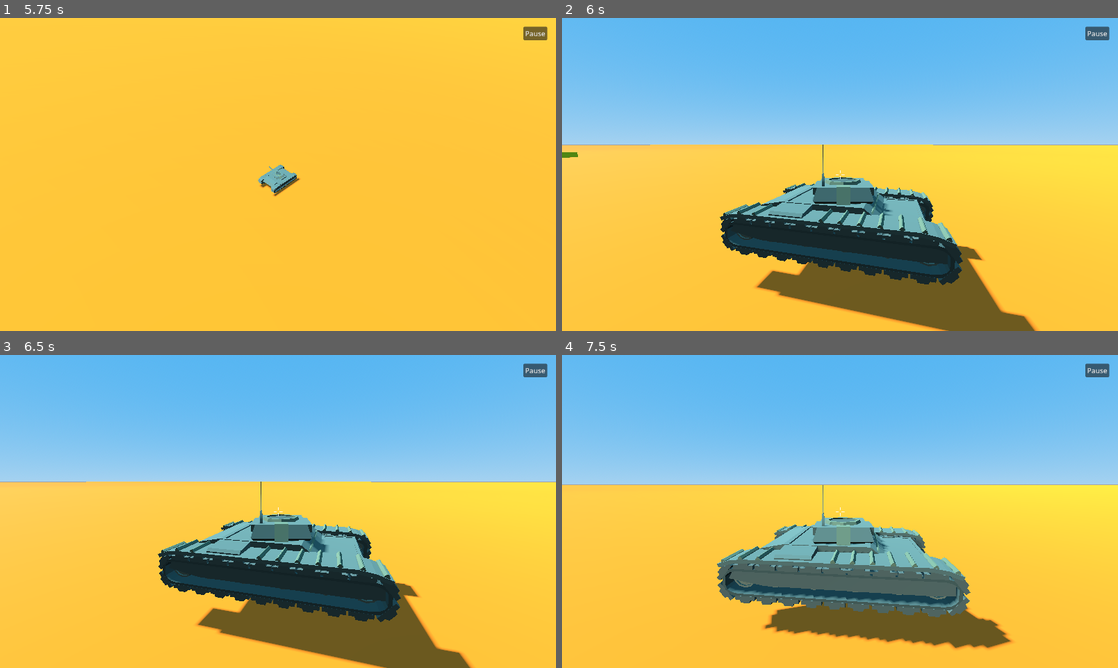
Above: before the commit, frames 1-4 (two rows, left to right).
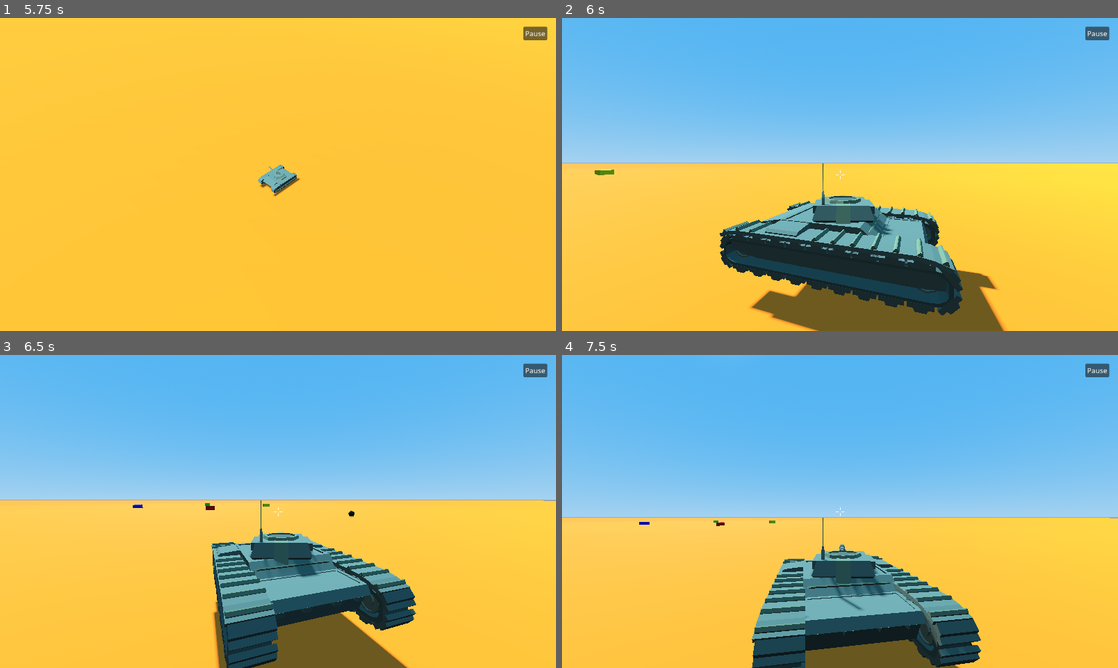
Above: after the commit, the same moments.

Repository: LeanEntropy/playdreams_code_templates
Game: Godot game, scene res://main.tscn
The game is run twice, just before and just after one commit, with the same random seed, the same clock (stepped at 60 frames per second) and the same inputs.
Inputs (mouse positions are in pixels of both pictures, inside the frame that each line leads up to):
- Up to frame 1 (5.75 s): tap Enter at 0.5 s; move the mouse to (305, 174) at 0.52 s; press the mouse at (305, 174) at 0.53 s; hold W (forward) 0.53-1.25 s; release the mouse at (305, 174) at 1.25 s; click "Pause" at 1.25 s; click "Resume" at 2 s; move the mouse to (250, 174) at 2.77 s; hold W (forward) from 2.78 s (still down); click (250, 174) at 2.85 s; move the mouse to (289, 168) at 3.52 s; hold C (switch_camera) 3.53-4.28 s; click (289, 168) at 3.8 s; move the mouse to (272, 180) at 4.27 s; click (272, 180) at 4.35 s; move the mouse to (316, 177) at 5.02 s; press the mouse at (316, 177) at 5.03 s
- Up to frame 2 (6 s): keep holding W (forward); move the mouse to (795, 171) at 5.77 s; release the mouse at (795, 171) at 5.78 s; tap C (switch_camera) at 5.85 s
- Up to frame 3 (6.5 s): keep holding W (forward); click (233, 508) at 6.05 s
- Up to frame 4 (7.5 s): move the mouse to (845, 511) at 6.52 s; press the mouse at (845, 511) at 6.53 s; move the mouse to (817, 505) at 7.27 s; release W (forward) at 7.28 s; release the mouse at (817, 505) at 7.28 s; hold D (right) from 7.28 s (still down); click (817, 505) at 7.35 s

Frame 1 is identical in both runs. In frame 2, 20% of the frame differs, in the area x 0-100%, y 38-100%; in frame 3, 21%; in frame 4, 39%, in the area x 0-100%, y 30-100%.

Commit message:
feat: add mobile touch input support
Add virtual joystick (left side) and fire button (right side) for mobile.
Touch drag on right side aims turret. Auto-detected on mobile platforms,
configurable via show_mobile_controls in game_config.cfg.

- Create mobile_controls.gd/tscn with virtual joystick + fire button
- Add InputEventScreenDrag handling to tank_controller.gd
- Add platform detection to skip mouse capture on mobile
- Add emulate_touch_from_mouse for desktop testing
- Add touch config keys to game_config.cfg

Co-Authored-By: Claude Opus 4.6 <noreply@anthropic.com>

Diff:
--- /dev/null
+++ b/tanks-3d/assets/UI/mobile_controls.tscn
@@ -0,0 +1,7 @@
+[gd_scene load_steps=2 format=3]
+
+[ext_resource type="Script" path="res://code/UI/mobile_controls.gd" id="1"]
+
+[node name="MobileControls" type="CanvasLayer"]
+layer = 100
+script = ExtResource("1")
--- /dev/null
+++ b/tanks-3d/code/UI/mobile_controls.gd
@@ -0,0 +1,200 @@
+extends CanvasLayer
+class_name MobileControls
+
+## On-screen touch controls for mobile devices.
+## Virtual joystick (left side) for movement, fire button (right side) for shooting.
+## Auto-shown on mobile platforms, configurable via [controls] in game_config.cfg.
+##
+## Touch zones:
+##   Left 40% of screen  -> Virtual joystick (appears where you touch)
+##   Right side           -> Drag to aim turret (handled by tank_controller.gd)
+##   Fire button (bottom-right) -> Shoot
+
+@export var joystick_radius: float = 80.0
+@export var joystick_dead_zone: float = 15.0
+@export var fire_button_radius: float = 50.0
+
+var _joystick_touch_index: int = -1
+var _fire_touch_index: int = -1
+var _joystick_center: Vector2 = Vector2.ZERO
+var _joystick_base: Panel
+var _joystick_tip: Panel
+var _fire_button: Panel
+var _screen_size: Vector2
+
+
+func _ready() -> void:
+	layer = 100
+	process_mode = Node.PROCESS_MODE_ALWAYS
+
+	var show_mode: String = GameConfig.get_value("controls", "show_mobile_controls", "auto")
+
+	var should_show: bool = false
+	match show_mode:
+		"always":
+			should_show = true
+		"never":
+			should_show = false
+		_:
+			should_show = _detect_mobile()
+
+	if not should_show:
+		set_process_input(false)
+		return
+
+	_screen_size = get_viewport().get_visible_rect().size
+	_build_ui()
+	get_viewport().size_changed.connect(_on_viewport_resized)
+
+
+func _build_ui() -> void:
+	_joystick_base = _make_circle(joystick_radius, Color(1, 1, 1, 0.15))
+	_joystick_base.visible = false
+	add_child(_joystick_base)
+
+	_joystick_tip = _make_circle(joystick_radius * 0.4, Color(1, 1, 1, 0.5))
+	_joystick_tip.visible = false
+	add_child(_joystick_tip)
+
+	_fire_button = _make_circle(fire_button_radius, Color(1, 0.3, 0.2, 0.3))
+	_position_fire_button()
+	add_child(_fire_button)
+
+	var label := Label.new()
+	label.text = "FIRE"
+	label.horizontal_alignment = HORIZONTAL_ALIGNMENT_CENTER
+	label.vertical_alignment = VERTICAL_ALIGNMENT_CENTER
+	label.add_theme_font_size_override("font_size", 16)
+	label.add_theme_color_override("font_color", Color(1, 1, 1, 0.7))
+	label.size = _fire_button.size
+	label.mouse_filter = Control.MOUSE_FILTER_IGNORE
+	_fire_button.add_child(label)
+
+
+func _input(event: InputEvent) -> void:
+	if event is InputEventScreenTouch:
+		_handle_touch(event)
+	elif event is InputEventScreenDrag:
+		_handle_drag(event)
+
+
+func _handle_touch(event: InputEventScreenTouch) -> void:
+	if event.pressed:
+		if _is_in_fire_button(event.position):
+			_fire_touch_index = event.index
+			Input.action_press("shoot")
+			_fire_button.modulate = Color(1.5, 1.5, 1.5)
+			get_viewport().set_input_as_handled()
+			return
+
+		if event.position.x < _screen_size.x * 0.4 and _joystick_touch_index == -1:
+			_joystick_touch_index = event.index
+			_joystick_center = event.position
+			_joystick_base.position = _joystick_center - Vector2(joystick_radius, joystick_radius)
+			_joystick_tip.position = _joystick_center - _joystick_tip.size / 2.0
+			_joystick_base.visible = true
+			_joystick_tip.visible = true
+			get_viewport().set_input_as_handled()
+	else:
+		if event.index == _joystick_touch_index:
+			_joystick_touch_index = -1
+			_joystick_base.visible = false
+			_joystick_tip.visible = false
+			_release_movement_actions()
+			get_viewport().set_input_as_handled()
+		elif event.index == _fire_touch_index:
+			_fire_touch_index = -1
+			Input.action_release("shoot")
+			_fire_button.modulate = Color.WHITE
+			get_viewport().set_input_as_handled()
+
+
+func _handle_drag(event: InputEventScreenDrag) -> void:
+	if event.index == _joystick_touch_index:
+		var offset: Vector2 = event.position - _joystick_center
+		if offset.length() > joystick_radius:
+			offset = offset.normalized() * joystick_radius
+
+		var tip_size: Vector2 = _joystick_tip.size
+		_joystick_tip.position = _joystick_center + offset - tip_size / 2.0
+
+		if offset.length() < joystick_dead_zone:
+			_release_movement_actions()
+		else:
+			_apply_movement_actions(offset / joystick_radius)
+
+		get_viewport().set_input_as_handled()
+	elif event.index == _fire_touch_index:
+		get_viewport().set_input_as_handled()
+
+
+func _apply_movement_actions(stick: Vector2) -> void:
+	if stick.y < -0.1:
+		Input.action_press("forward", absf(stick.y))
+		Input.action_release("backward")
+	elif stick.y > 0.1:
+		Input.action_press("backward", absf(stick.y))
+		Input.action_release("forward")
+	else:
+		Input.action_release("forward")
+		Input.action_release("backward")
+
+	if stick.x < -0.1:
+		Input.action_press("left", absf(stick.x))
+		Input.action_release("right")
+	elif stick.x > 0.1:
+		Input.action_press("right", absf(stick.x))
+		Input.action_release("left")
+	else:
+		Input.action_release("left")
+		Input.action_release("right")
+
+
+func _release_movement_actions() -> void:
+	Input.action_release("forward")
+	Input.action_release("backward")
+	Input.action_release("left")
+	Input.action_release("right")
+
+
+func _is_in_fire_button(pos: Vector2) -> bool:
+	var center: Vector2 = _fire_button.position + Vector2(fire_button_radius, fire_button_radius)
+	return pos.distance_to(center) <= fire_button_radius * 1.3
+
+
+func _position_fire_button() -> void:
+	var margin: float = 40.0
+	_fire_button.position = Vector2(
+		_screen_size.x - fire_button_radius * 2 - margin,
+		_screen_size.y - fire_button_radius * 2 - margin
+	)
+
+
+func _on_viewport_resized() -> void:
+	_screen_size = get_viewport().get_visible_rect().size
+	if _fire_button:
+		_position_fire_button()
+
+
+func _make_circle(radius: float, color: Color) -> Panel:
+	var panel := Panel.new()
+	panel.size = Vector2(radius * 2, radius * 2)
+	var style := StyleBoxFlat.new()
+	style.bg_color = color
+	style.set_corner_radius_all(int(radius))
+	panel.add_theme_stylebox_override("panel", style)
+	panel.mouse_filter = Control.MOUSE_FILTER_IGNORE
+	return panel
+
+
+static func detect_mobile() -> bool:
+	var os_name := OS.get_name()
+	if os_name in ["Android", "iOS"]:
+		return true
+	if os_name == "Web":
+		return DisplayServer.is_touchscreen_available()
+	return false
+
+
+func _detect_mobile() -> bool:
+	return MobileControls.detect_mobile()
--- a/tanks-3d/code/main.gd
+++ b/tanks-3d/code/main.gd
@@ -11,6 +11,8 @@
 func _ready() -> void:
 	if not GameConfig.is_loaded:
 		await GameConfig.config_loaded
+
+	_setup_mobile_controls()
 
 	var show_title: bool = GameConfig.get_value("title_screen", "show_title_screen", false)
 
@@ -38,6 +40,15 @@
 		player.set_physics_process(true)
 	_start_game()
 
+func _setup_mobile_controls() -> void:
+	var scene: PackedScene = load("res://assets/UI/mobile_controls.tscn")
+	if scene:
+		add_child(scene.instantiate())
+
+
 func _start_game() -> void:
 	game_started = true
-	Input.set_mouse_mode(Input.MOUSE_MODE_CAPTURED)
+	if not MobileControls.detect_mobile():
+		var show_mode: String = GameConfig.get_value("controls", "show_mobile_controls", "auto")
+		if show_mode != "always":
+			Input.set_mouse_mode(Input.MOUSE_MODE_CAPTURED)
--- a/tanks-3d/code/tank_controller.gd
+++ b/tanks-3d/code/tank_controller.gd
@@ -22,6 +22,9 @@
 @export var turret_rotation_speed: float = 3.0
 @export var barrel_pitch_min: float = -12.0
 @export var barrel_pitch_max: float = 30.0
+
+@export_group("Touch")
+@export var touch_sensitivity: float = 0.005
 
 @export_group("Isometric Camera")
 @export var iso_height: float = 25.0
@@ -66,7 +69,8 @@
 	if _tank_camera:
 		_tank_camera.make_current()
 
-	Input.set_mouse_mode(Input.MOUSE_MODE_CAPTURED)
+	if not _is_touch_mode():
+		Input.set_mouse_mode(Input.MOUSE_MODE_CAPTURED)
 	_current_health = max_health
 	_load_config_overrides()
 	call_deferred("_find_crosshair")
@@ -84,6 +88,7 @@
 	barrel_pitch_min = GameConfig.get_value("tank", "barrel_pitch_min", barrel_pitch_min)
 	barrel_pitch_max = GameConfig.get_value("tank", "barrel_pitch_max", barrel_pitch_max)
 	gravity = GameConfig.get_value("tank", "gravity", gravity)
+	touch_sensitivity = GameConfig.get_value("controls", "touch_sensitivity", touch_sensitivity)
 
 
 func _unhandled_input(event: InputEvent) -> void:
@@ -92,16 +97,10 @@
 		return
 
 	if event is InputEventMouseMotion and Input.get_mouse_mode() == Input.MOUSE_MODE_CAPTURED:
-		_turret_target_yaw -= event.relative.x * mouse_sensitivity
-		_barrel_pitch = clampf(
-			_barrel_pitch - event.relative.y * mouse_sensitivity,
-			deg_to_rad(barrel_pitch_min),
-			deg_to_rad(barrel_pitch_max)
-		)
-		if _barrel_pivot:
-			_barrel_pivot.rotation.z = -_barrel_pitch
-		if _tank_camera:
-			_tank_camera.rotation_degrees.x = clampf(rad_to_deg(_barrel_pitch), -15.0, 60.0)
+		_apply_look_input(event.relative, mouse_sensitivity)
+
+	elif event is InputEventScreenDrag:
+		_apply_look_input(event.relative, touch_sensitivity)
 
 	if event.is_action_pressed("ui_cancel"):
 		if Input.get_mouse_mode() == Input.MOUSE_MODE_CAPTURED:
@@ -220,6 +219,28 @@
 	rotation = new_rot
 
 
+func _apply_look_input(relative: Vector2, sensitivity: float) -> void:
+	_turret_target_yaw -= relative.x * sensitivity
+	_barrel_pitch = clampf(
+		_barrel_pitch - relative.y * sensitivity,
+		deg_to_rad(barrel_pitch_min),
+		deg_to_rad(barrel_pitch_max)
+	)
+	if _barrel_pivot:
+		_barrel_pivot.rotation.z = -_barrel_pitch
+	if _tank_camera:
+		_tank_camera.rotation_degrees.x = clampf(rad_to_deg(_barrel_pitch), -15.0, 60.0)
+
+
+func _is_touch_mode() -> bool:
+	var show_mode: String = GameConfig.get_value("controls", "show_mobile_controls", "auto")
+	if show_mode == "always":
+		return true
+	if show_mode == "never":
+		return false
+	return MobileControls.detect_mobile()
+
+
 func take_damage(amount: int) -> void:
 	_current_health = maxi(0, _current_health - amount)
 	health_changed.emit(_current_health, max_health)
--- a/tanks-3d/game_config.cfg
+++ b/tanks-3d/game_config.cfg
@@ -56,3 +56,5 @@
 [controls]
 pause_key_primary="P"
 pause_key_secondary="Escape"
+show_mobile_controls="auto"
+touch_sensitivity=0.005
--- a/tanks-3d/project.godot
+++ b/tanks-3d/project.godot
@@ -26,6 +26,10 @@
 [filesystem]
 
 import/blender/enabled=false
+
+[input_devices]
+
+pointing/emulate_touch_from_mouse=true
 
 [input]
 
